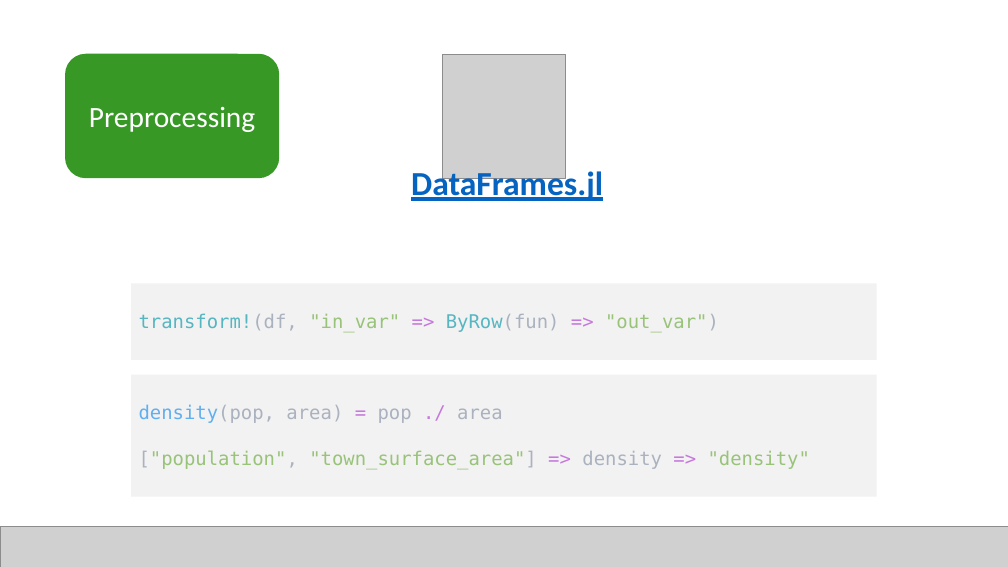
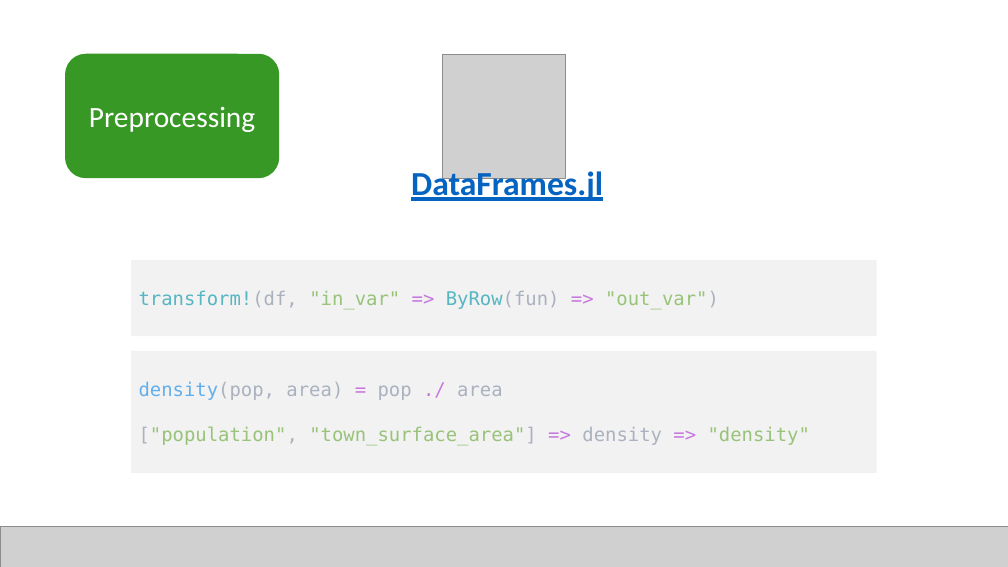
Before and after one commit to JuliaComputing/ScoringEngineDemo.jl, a slide deck: slide 5 of webinar-2022-02-15.pptx. Drawn at 1008x567 pixels with LibreOffice and Linux fonts; fonts in the diff are those of the drawing; grey boxes stand for pictures. Boxes give left, top, right and bottom in pixels: in the first picture for what was removed or moved away, otherwise in the second. Text is boxed around its words. In the diff, an @@ line names an element or a change of style, - is before the commit and + after.

```diff
--- a/webinar-2022-02-15.pptx
+++ b/webinar-2022-02-15.pptx
@@ rectangle "transform!(df, "in_var" => ByRow(fun) => ...": place and size @@
-rectangle "transform!(df, "in_var" => ByRow(fun) => ..." at box(132, 284, 877, 360)
+rectangle "transform!(df, "in_var" => ByRow(fun) => ..." at box(132, 260, 877, 337)
@@ rectangle "density(pop, area) = pop ./ ...": place and size @@
-rectangle "density(pop, area) = pop ./ ..." at box(132, 374, 877, 497)
+rectangle "density(pop, area) = pop ./ ..." at box(132, 351, 877, 473)
```
Also in this commit, not shown: 5 other slides changed, 2 other files.
